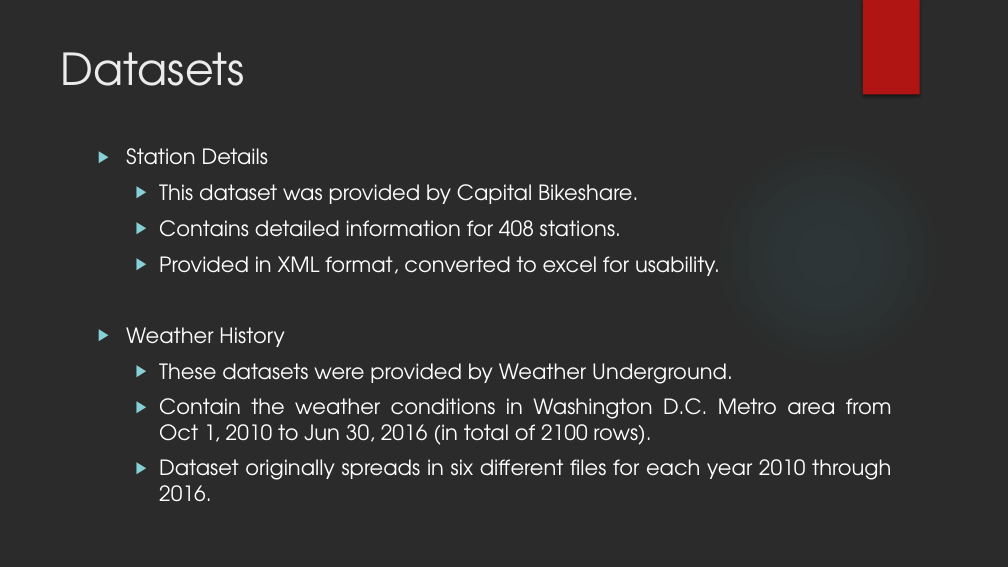
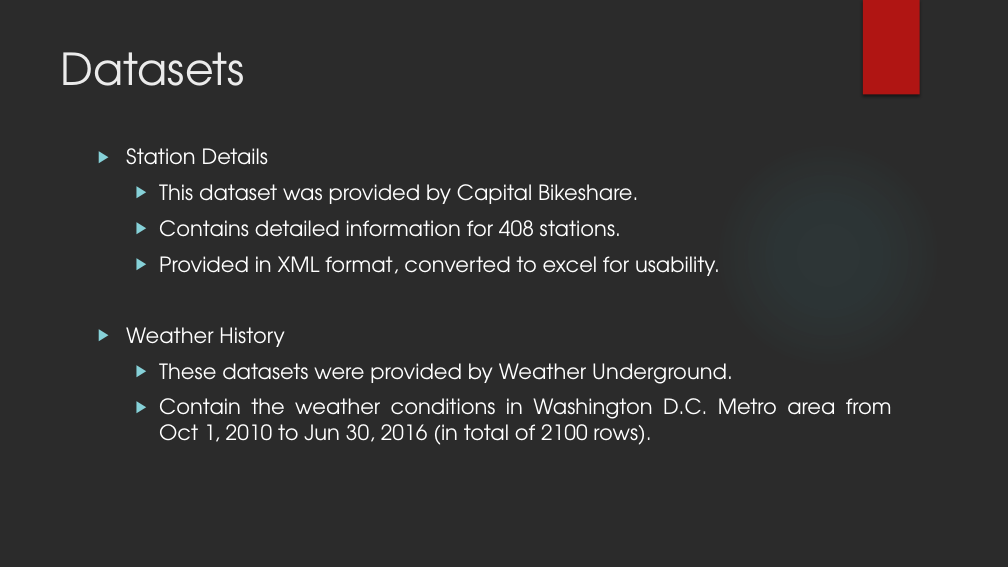
Before and after one commit to AniKarenina/INFM600_Fabulous, a slide deck: slide 6 of INFM600_0201_Fabulous_Presentation/INFM600_0201_Fabulous_ProjetPresentation.pptx. Drawn at 1008x567 pixels with LibreOffice and Linux fonts; fonts in the diff are those of the drawing; background and template pictures are left out; a plain dark background stands for a picture behind light text. Boxes give left, top, right and bottom in pixels: in the first picture for what was removed or moved away, otherwise in the second. Text is boxed around its words. In the diff, an @@ line names an element or a change of style, - is before the commit and + after.

```diff
--- a/INFM600_0201_Fabulous_Presentation/INFM600_0201_Fabulous_ProjetPresentation.pptx
+++ b/INFM600_0201_Fabulous_Presentation/INFM600_0201_Fabulous_ProjetPresentation.pptx
@@ text at box(159, 459, 891, 480): paragraph removed @@
-  ▶ Dataset originally spreads in six different files for each year 2010 through 2016.
```
Also in this commit, not shown: 1 other slide changed.
